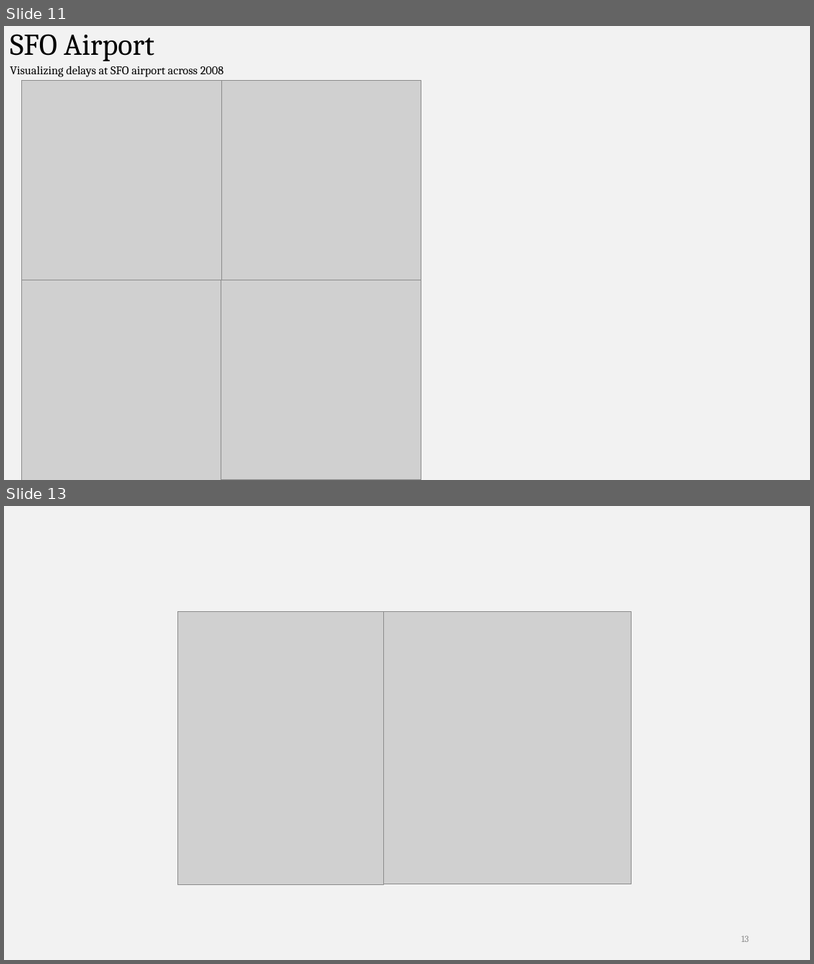
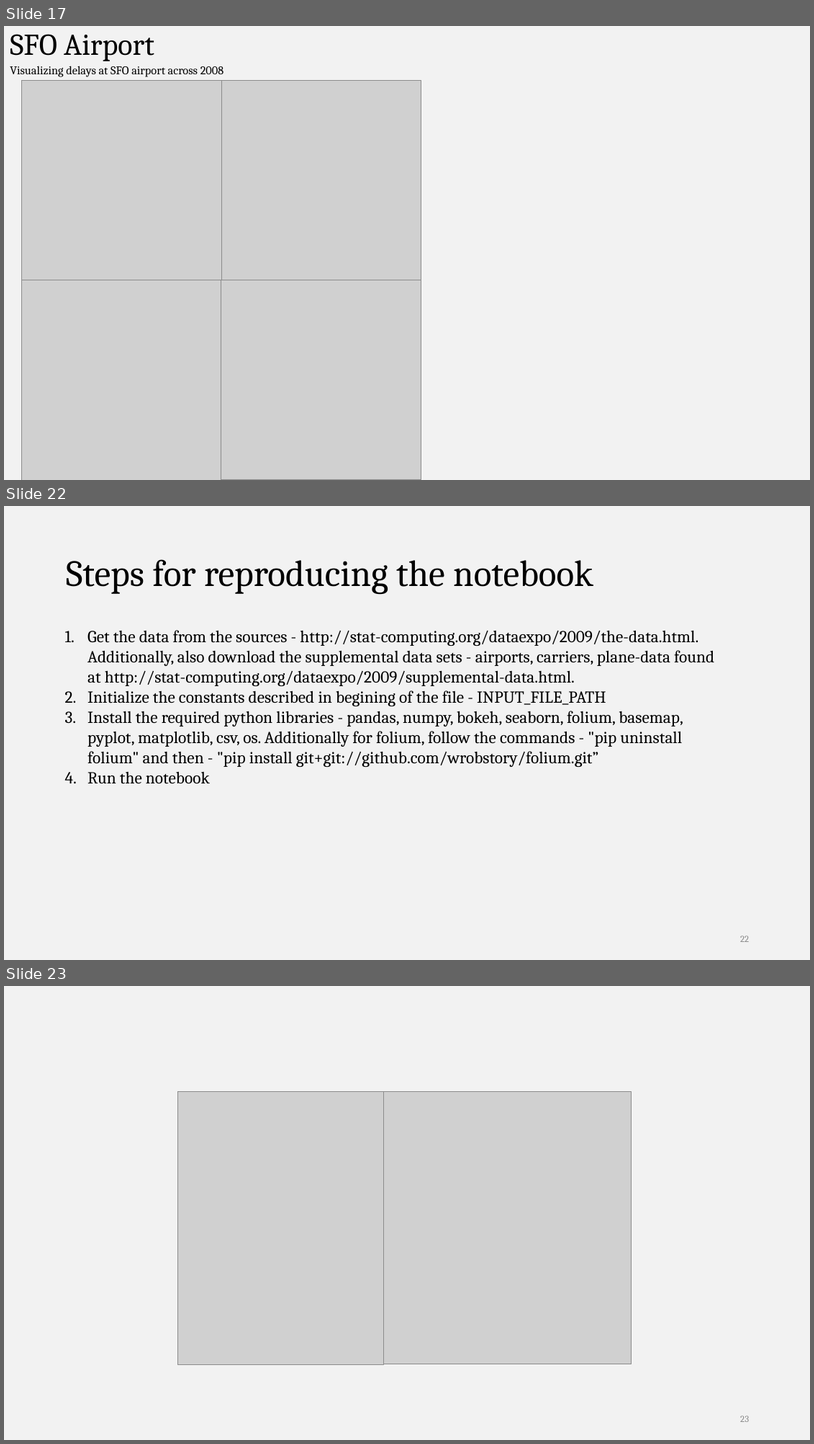
Before and after one commit to divyakkm/open-data-2014-airline, a slide deck: Analyzing Airline On-Time Data.pptx. Shown one above the other, each under a label of ours: slides 11 and 13 before the commit, slides 17, 22 and 23 after it; the slides between them are not shown. The pictures are 814x964 and 814x1444 pixels, drawn with LibreOffice and Linux fonts; fonts in the diff are those of the drawing; grey boxes stand for pictures. Boxes give left, top, right and bottom in pixels: in the first picture for what was removed or moved away, otherwise in the second. Text is boxed around its words. In the diff, an @@ line names an element or a change of style, - is before the commit and + after.

```diff
--- a/Analyzing Airline On-Time Data.pptx
+++ b/Analyzing Airline On-Time Data.pptx
@@ slide 22 added at (4, 506, 810, 960), background #F2F2F2 @@
@@ title added at (66, 559, 594, 594), 44 pt, text #000000 @@
+Steps for reproducing the notebook
@@ text added at (88, 630, 715, 784), 20 pt, text #000000 @@
+1. Get the data from the sources - http://stat-computing.org/dataexpo/2009/the-data.html. Additionally, also download the supplemental data sets - airports, carriers, plane-data found at http://stat-computing.org/dataexpo/2009/supplemental-data.html.
+2. Initialize the constants described in begining of the file - INPUT_FILE_PATH
+3. Install the required python libraries - pandas, numpy, bokeh, seaborn, folium, basemap, pyplot, matplotlib, csv, os. Additionally for folium, follow the commands - "pip uninstall folium" and then - "pip install git+git://github.com/wrobstory/folium.git”
+4. Run the notebook
@@ page number added at (741, 935, 749, 942), 11 pt, text #8C8C8C @@
+22
@@ what was slide 11 is now slide 17 @@
@@ what was slide 13 is now slide 23 @@
@@ page number at (741, 1415, 749, 1422): text changed @@
-13
+23
```
Also in this commit, not shown: 11 other slides added, 2 slides removed.
